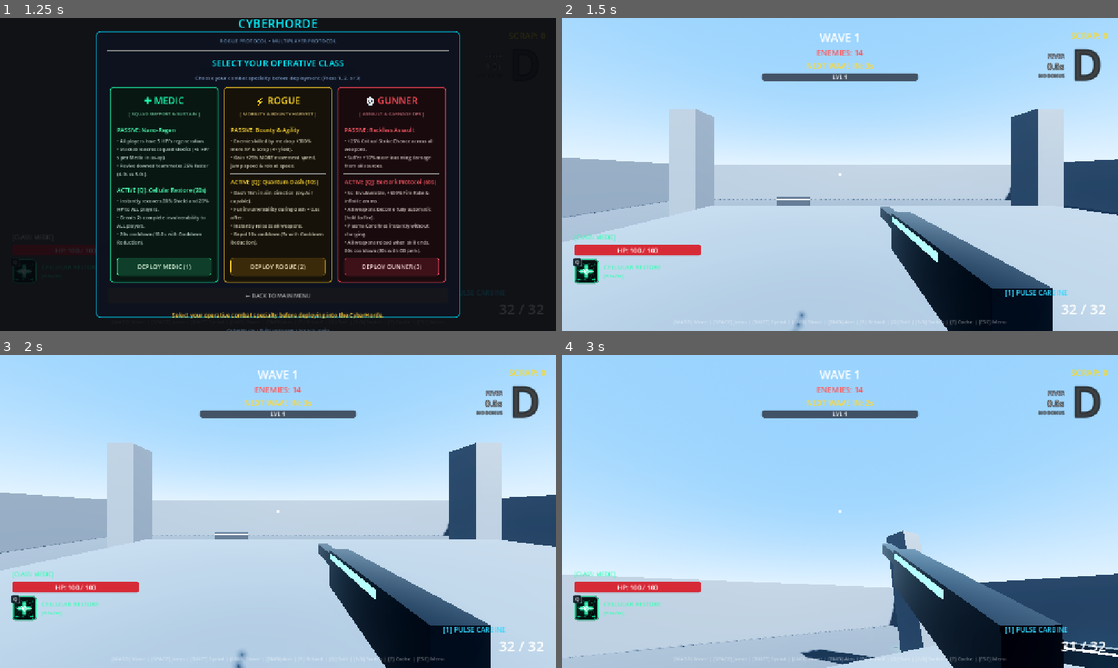
Above: before the commit, frames 1-4 (two rows, left to right).
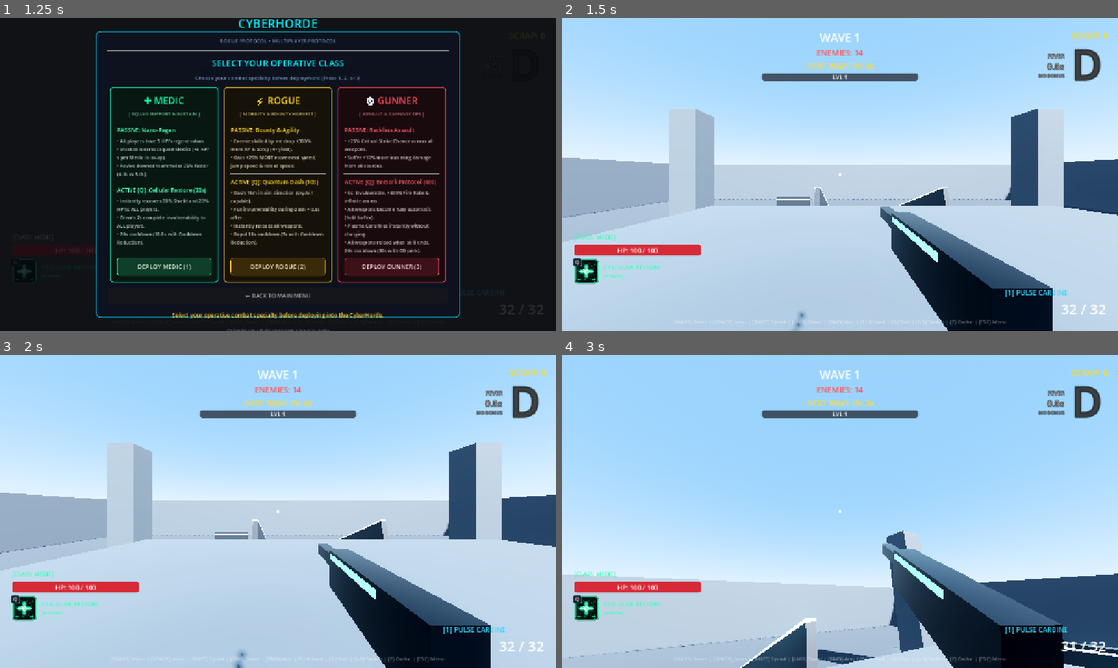
Above: after the commit, the same moments.

Repository: YuriSekaii/CyberHorde-FPS-Roguelike
Game: Godot game, scene res://scenes/main.tscn
The game is run twice, just before and just after one commit, with the same random seed, the same clock (stepped at 60 frames per second) and the same inputs.
Inputs (mouse positions are in pixels of both pictures, inside the frame that each line leads up to):
- Up to frame 1 (1.25 s): click "🎮 SINGLE PLAYER (SOLO)" at 0.5 s
- Up to frame 2 (1.5 s): click "DEPLOY MEDIC (1)" at 1.25 s
- Up to frame 3 (2 s): no input
- Up to frame 4 (3 s): tap Enter at 2 s; move the mouse to (867, 511) at 2.02 s; hold Right mouse button (aim) 2.03-2.78 s; hold W (move_forward) from 2.03 s (still down); click (867, 511) at 2.17 s; tap Space (jump) at 2.27, 2.57 s; move the mouse to (812, 511) at 2.77 s; tap E (interact) at 2.85 s

Frame 1 is identical in both runs. In frame 2, 0.4% of the frame differs, in the area x 45-70%, y 54-60%; in frame 3, 0.4%; in frame 4, 1.1%, in the area x 32-46%, y 84-100%.

Commit message:
fix: walkable stage ramps with enemy navmesh pathing; hide spawn label behind walls
- Spawn indicator label now depth-tests, so it no longer shows through cover
- Replace tilted-box ramps (0.33m lip needed a jump) with flush wedge ramps plus side rails
- Bake a navmesh from arena colliders at load; ground enemies (swarmer, brute,
  charger, bomber) follow it so they take the ramps to reach the stage

Co-Authored-By: Claude Opus 5.5 <noreply@anthropic.com>

Diff:
--- a/scenes/world/arena.tscn
+++ b/scenes/world/arena.tscn
@@ -1,6 +1,7 @@
-[gd_scene load_steps=29 format=3]
+[gd_scene load_steps=37 format=3]
 
 [ext_resource type="PackedScene" path="res://scenes/world/jump_pad.tscn" id="1_jpad"]
+[ext_resource type="Script" path="res://scripts/world/arena_navigation.gd" id="2_nav"]
 
 [sub_resource type="ProceduralSkyMaterial" id="ProceduralSkyMaterial_1"]
 sky_top_color = Color(0.35, 0.62, 0.94, 1)
@@ -80,6 +81,30 @@
 [sub_resource type="BoxShape3D" id="BoxShape3D_platform"]
 size = Vector3(20, 0.8, 20)
 
+[sub_resource type="PrismMesh" id="PrismMesh_ramp"]
+material = SubResource("StandardMaterial3D_platform")
+left_to_right = 1.0
+size = Vector3(12, 3.9, 8)
+
+[sub_resource type="ConvexPolygonShape3D" id="ConvexPolygonShape3D_ramp_north"]
+points = PackedVector3Array(-4, 0, -6, 4, 0, -6, -4, 0, 6, 4, 0, 6, -4, 3.9, 6, 4, 3.9, 6)
+
+[sub_resource type="ConvexPolygonShape3D" id="ConvexPolygonShape3D_ramp_south"]
+points = PackedVector3Array(-4, 0, 6, 4, 0, 6, -4, 0, -6, 4, 0, -6, -4, 3.9, -6, 4, 3.9, -6)
+
+[sub_resource type="NavigationMesh" id="NavigationMesh_arena"]
+geometry_parsed_geometry_type = 1
+geometry_collision_mask = 1
+geometry_source_geometry_mode = 1
+geometry_source_group_name = &"navigation_geometry"
+cell_size = 0.25
+cell_height = 0.25
+agent_height = 2.25
+agent_radius = 1.0
+agent_max_climb = 0.25
+agent_max_slope = 40.0
+region_min_size = 8.0
+
 [sub_resource type="BoxMesh" id="BoxMesh_pillar"]
 material = SubResource("StandardMaterial3D_wall")
 size = Vector3(2.5, 12, 2.5)
@@ -119,6 +144,17 @@
 [sub_resource type="BoxMesh" id="BoxMesh_barricade_trim"]
 material = SubResource("StandardMaterial3D_trim_cyan")
 size = Vector3(4.54, 0.14, 0.94)
+
+[sub_resource type="BoxMesh" id="BoxMesh_ramp_rail"]
+material = SubResource("StandardMaterial3D_cover")
+size = Vector3(0.3, 1.6, 12.62)
+
+[sub_resource type="BoxShape3D" id="BoxShape3D_ramp_rail"]
+size = Vector3(0.3, 1.6, 12.62)
+
+[sub_resource type="BoxMesh" id="BoxMesh_ramp_rail_trim"]
+material = SubResource("StandardMaterial3D_trim_cyan")
+size = Vector3(0.34, 0.1, 12.66)
 
 [node name="Arena" type="Node3D"]
 
@@ -132,7 +168,7 @@
 shadow_enabled = true
 shadow_bias = 0.03
 
-[node name="Geometry" type="Node3D" parent="."]
+[node name="Geometry" type="Node3D" parent="." groups=["navigation_geometry"]]
 
 [node name="Floor" type="StaticBody3D" parent="Geometry"]
 transform = Transform3D(1, 0, 0, 0, 1, 0, 0, 0, 1, 0, -0.5, 0)
@@ -229,27 +265,75 @@
 shape = SubResource("BoxShape3D_platform")
 
 [node name="RampNorth" type="StaticBody3D" parent="Geometry"]
-transform = Transform3D(1, 0, 0, 0, 0.956305, 0.292372, 0, -0.292372, 0.956305, 0, 1.7, -15.5)
+transform = Transform3D(1, 0, 0, 0, 1, 0, 0, 0, 1, 0, 0, -16)
 
 [node name="MeshInstance3D" type="MeshInstance3D" parent="Geometry/RampNorth"]
-mesh = SubResource("BoxMesh_platform")
-transform = Transform3D(0.4, 0, 0, 0, 1, 0, 0, 0, 0.6, 0, 0, 0)
+transform = Transform3D(0, 0, -1, 0, 1, 0, 1, 0, 0, 0, 1.95, 0)
+mesh = SubResource("PrismMesh_ramp")
 
 [node name="CollisionShape3D" type="CollisionShape3D" parent="Geometry/RampNorth"]
-transform = Transform3D(0.4, 0, 0, 0, 1, 0, 0, 0, 0.6, 0, 0, 0)
-shape = SubResource("BoxShape3D_platform")
-
+shape = SubResource("ConvexPolygonShape3D_ramp_north")
+
+[node name="RailLeft" type="MeshInstance3D" parent="Geometry/RampNorth"]
+transform = Transform3D(1, 0, 0, 0, 0.951034, 0.309086, 0, -0.309086, 0.951034, -3.85, 2.2353, -0.0927)
+mesh = SubResource("BoxMesh_ramp_rail")
+
+[node name="Trim" type="MeshInstance3D" parent="Geometry/RampNorth/RailLeft"]
+transform = Transform3D(1, 0, 0, 0, 1, 0, 0, 0, 1, 0, 0.8, 0)
+mesh = SubResource("BoxMesh_ramp_rail_trim")
+cast_shadow = 0
+
+[node name="RailLeftCollision" type="CollisionShape3D" parent="Geometry/RampNorth"]
+transform = Transform3D(1, 0, 0, 0, 0.951034, 0.309086, 0, -0.309086, 0.951034, -3.85, 2.2353, -0.0927)
+shape = SubResource("BoxShape3D_ramp_rail")
+
+[node name="RailRight" type="MeshInstance3D" parent="Geometry/RampNorth"]
+transform = Transform3D(1, 0, 0, 0, 0.951034, 0.309086, 0, -0.309086, 0.951034, 3.85, 2.2353, -0.0927)
+mesh = SubResource("BoxMesh_ramp_rail")
+
+[node name="Trim" type="MeshInstance3D" parent="Geometry/RampNorth/RailRight"]
+transform = Transform3D(1, 0, 0, 0, 1, 0, 0, 0, 1, 0, 0.8, 0)
+mesh = SubResource("BoxMesh_ramp_rail_trim")
+cast_shadow = 0
+
+[node name="RailRightCollision" type="CollisionShape3D" parent="Geometry/RampNorth"]
+transform = Transform3D(1, 0, 0, 0, 0.951034, 0.309086, 0, -0.309086, 0.951034, 3.85, 2.2353, -0.0927)
+shape = SubResource("BoxShape3D_ramp_rail")
 [node name="RampSouth" type="StaticBody3D" parent="Geometry"]
-transform = Transform3D(1, 0, 0, 0, 0.956305, -0.292372, 0, 0.292372, 0.956305, 0, 1.7, 15.5)
+transform = Transform3D(1, 0, 0, 0, 1, 0, 0, 0, 1, 0, 0, 16)
 
 [node name="MeshInstance3D" type="MeshInstance3D" parent="Geometry/RampSouth"]
-mesh = SubResource("BoxMesh_platform")
-transform = Transform3D(0.4, 0, 0, 0, 1, 0, 0, 0, 0.6, 0, 0, 0)
+transform = Transform3D(0, 0, 1, 0, 1, 0, -1, 0, 0, 0, 1.95, 0)
+mesh = SubResource("PrismMesh_ramp")
 
 [node name="CollisionShape3D" type="CollisionShape3D" parent="Geometry/RampSouth"]
-transform = Transform3D(0.4, 0, 0, 0, 1, 0, 0, 0, 0.6, 0, 0, 0)
-shape = SubResource("BoxShape3D_platform")
-
+shape = SubResource("ConvexPolygonShape3D_ramp_south")
+
+[node name="RailLeft" type="MeshInstance3D" parent="Geometry/RampSouth"]
+transform = Transform3D(1, 0, 0, 0, 0.951034, -0.309086, 0, 0.309086, 0.951034, -3.85, 2.2353, 0.0927)
+mesh = SubResource("BoxMesh_ramp_rail")
+
+[node name="Trim" type="MeshInstance3D" parent="Geometry/RampSouth/RailLeft"]
+transform = Transform3D(1, 0, 0, 0, 1, 0, 0, 0, 1, 0, 0.8, 0)
+mesh = SubResource("BoxMesh_ramp_rail_trim")
+cast_shadow = 0
+
+[node name="RailLeftCollision" type="CollisionShape3D" parent="Geometry/RampSouth"]
+transform = Transform3D(1, 0, 0, 0, 0.951034, -0.309086, 0, 0.309086, 0.951034, -3.85, 2.2353, 0.0927)
+shape = SubResource("BoxShape3D_ramp_rail")
+
+[node name="RailRight" type="MeshInstance3D" parent="Geometry/RampSouth"]
+transform = Transform3D(1, 0, 0, 0, 0.951034, -0.309086, 0, 0.309086, 0.951034, 3.85, 2.2353, 0.0927)
+mesh = SubResource("BoxMesh_ramp_rail")
+
+[node name="Trim" type="MeshInstance3D" parent="Geometry/RampSouth/RailRight"]
+transform = Transform3D(1, 0, 0, 0, 1, 0, 0, 0, 1, 0, 0.8, 0)
+mesh = SubResource("BoxMesh_ramp_rail_trim")
+cast_shadow = 0
+
+[node name="RailRightCollision" type="CollisionShape3D" parent="Geometry/RampSouth"]
+transform = Transform3D(1, 0, 0, 0, 0.951034, -0.309086, 0, 0.309086, 0.951034, 3.85, 2.2353, 0.0927)
+shape = SubResource("BoxShape3D_ramp_rail")
 [node name="PillarNE" type="StaticBody3D" parent="Geometry"]
 transform = Transform3D(1, 0, 0, 0, 1, 0, 0, 0, 1, 17.5, 6, -17.5)
 
@@ -383,3 +467,7 @@
 
 [node name="JumpPad4" parent="." instance=ExtResource("1_jpad")]
 transform = Transform3D(1, 0, 0, 0, 1, 0, 0, 0, 1, 22.5, 0, 22.5)
+
+[node name="Navigation" type="NavigationRegion3D" parent="."]
+navigation_mesh = SubResource("NavigationMesh_arena")
+script = ExtResource("2_nav")
--- a/scenes/world/spawn_indicator.tscn
+++ b/scenes/world/spawn_indicator.tscn
@@ -104,7 +104,6 @@
 [node name="Label3D" type="Label3D" parent="."]
 transform = Transform3D(1, 0, 0, 0, 1, 0, 0, 0, 1, 0, 2.4, 0)
 billboard = 1
-no_depth_test = true
 modulate = Color(1, 0.42, 0.08, 1)
 outline_modulate = Color(0, 0, 0, 0.95)
 text = "⚠ SWARMER (3.0s)"
--- a/scripts/enemies/bomber.gd
+++ b/scripts/enemies/bomber.gd
@@ -18,10 +18,9 @@
 
 	var full_to_player = target_player.global_position - global_position
 	var dist_3d = full_to_player.length()
-	var to_player_horiz = Vector3(full_to_player.x, 0.0, full_to_player.z)
+	var dir = nav_direction_to(target_player.global_position, delta)
 
-	if to_player_horiz.length() > 0.1:
-		var dir = to_player_horiz.normalized()
+	if dir != Vector3.ZERO:
 		var target_rot = atan2(-dir.x, -dir.z)
 		rotation.y = lerp_angle(rotation.y, target_rot, 12.0 * delta)
 
--- a/scripts/enemies/brute.gd
+++ b/scripts/enemies/brute.gd
@@ -25,9 +25,7 @@
 
 	var full_to_player = target_player.global_position - global_position
 	var dist_3d = full_to_player.length()
-	var to_player_horiz = Vector3(full_to_player.x, 0.0, full_to_player.z)
-	var horiz_dist = to_player_horiz.length()
-	var dir = to_player_horiz.normalized()
+	var dir = nav_direction_to(target_player.global_position, delta)
 
 	if is_charging_slam:
 		charge_timer += delta
@@ -39,7 +37,7 @@
 			_execute_slam()
 		return
 
-	if horiz_dist > 0.1:
+	if dir != Vector3.ZERO:
 		var target_rot = atan2(-dir.x, -dir.z)
 		rotation.y = lerp_angle(rotation.y, target_rot, 6.0 * delta)
 
--- a/scripts/enemies/charger.gd
+++ b/scripts/enemies/charger.gd
@@ -74,11 +74,9 @@
 func _process_stalking(delta: float) -> void:
 	var full_to_player = target_player.global_position - global_position
 	var dist_3d = full_to_player.length()
-	var to_player_horiz = Vector3(full_to_player.x, 0.0, full_to_player.z)
-	var horiz_dist = to_player_horiz.length()
-	var dir = to_player_horiz.normalized()
-
-	if horiz_dist > 0.1:
+	var dir = nav_direction_to(target_player.global_position, delta)
+
+	if dir != Vector3.ZERO:
 		var target_rot = atan2(-dir.x, -dir.z)
 		rotation.y = lerp_angle(rotation.y, target_rot, 7.0 * delta)
 
--- a/scripts/enemies/enemy_base.gd
+++ b/scripts/enemies/enemy_base.gd
@@ -36,6 +36,10 @@
 var _detour_dir: Vector3 = Vector3.ZERO
 var _detour_side: float = 1.0
 var _detour_timer: float = 0.0
+var _nav_path: PackedVector3Array = PackedVector3Array()
+var _nav_index: int = 0
+var _nav_repath_timer: float = 0.0
+const NAV_REPATH_INTERVAL: float = 0.3
 
 func _ready() -> void:
 	collision_mask |= 16 # Collide with invisible boundary barrier (Layer 5)
@@ -131,6 +135,24 @@
 func _behave(_delta: float) -> void:
 	# Overridden in child classes
 	pass
+
+# Horizontal direction to walk toward target_pos along the arena navmesh, so ground units take the ramps up to
+# the center platform (and back down) instead of pushing into its sides. Falls back to a straight line when no path exists.
+func nav_direction_to(target_pos: Vector3, delta: float) -> Vector3:
+	_nav_repath_timer -= delta
+	if _nav_repath_timer <= 0.0:
+		_nav_repath_timer = NAV_REPATH_INTERVAL
+		_nav_path = NavigationServer3D.map_get_path(get_world_3d().navigation_map, global_position, target_pos, true)
+		_nav_index = 0
+	while _nav_index < _nav_path.size():
+		var to_wp = _nav_path[_nav_index] - global_position
+		var horiz = Vector3(to_wp.x, 0.0, to_wp.z)
+		if horiz.length() > 0.6 or absf(to_wp.y) > 1.5:
+			if horiz.length_squared() > 0.0001:
+				return horiz.normalized()
+		_nav_index += 1
+	var direct = Vector3(target_pos.x - global_position.x, 0.0, target_pos.z - global_position.z)
+	return direct.normalized() if direct.length_squared() > 0.01 else Vector3.ZERO
 
 # Bends a direct chase direction around cover/pillars: when pressed head-on into a wall, commit to sliding along
 # its face (toward the side nearer the target) for a short time so the enemy rounds the obstacle instead of grinding on it.
--- a/scripts/enemies/swarmer.gd
+++ b/scripts/enemies/swarmer.gd
@@ -16,12 +16,10 @@
 
 	var full_to_player = target_player.global_position - global_position
 	var dist_3d = full_to_player.length()
-	var to_player_horiz = Vector3(full_to_player.x, 0.0, full_to_player.z)
-	var horiz_dist = to_player_horiz.length()
+	var dir = nav_direction_to(target_player.global_position, delta)
 
-	if horiz_dist > 0.1:
-		var dir = to_player_horiz.normalized()
-		# Face player smoothly
+	if dir != Vector3.ZERO:
+		# Face movement direction smoothly
 		var target_rot = atan2(-dir.x, -dir.z)
 		rotation.y = lerp_angle(rotation.y, target_rot, 12.0 * delta)
 
--- /dev/null
+++ b/scripts/world/arena_navigation.gd
@@ -0,0 +1,6 @@
+extends NavigationRegion3D
+
+# Bakes the ground-enemy navmesh from the arena's static colliders on load, so pathing always matches
+# the current layout (ramps up to the center platform, cover, pillars) without a stored bake going stale.
+func _ready() -> void:
+	bake_navigation_mesh(false)
